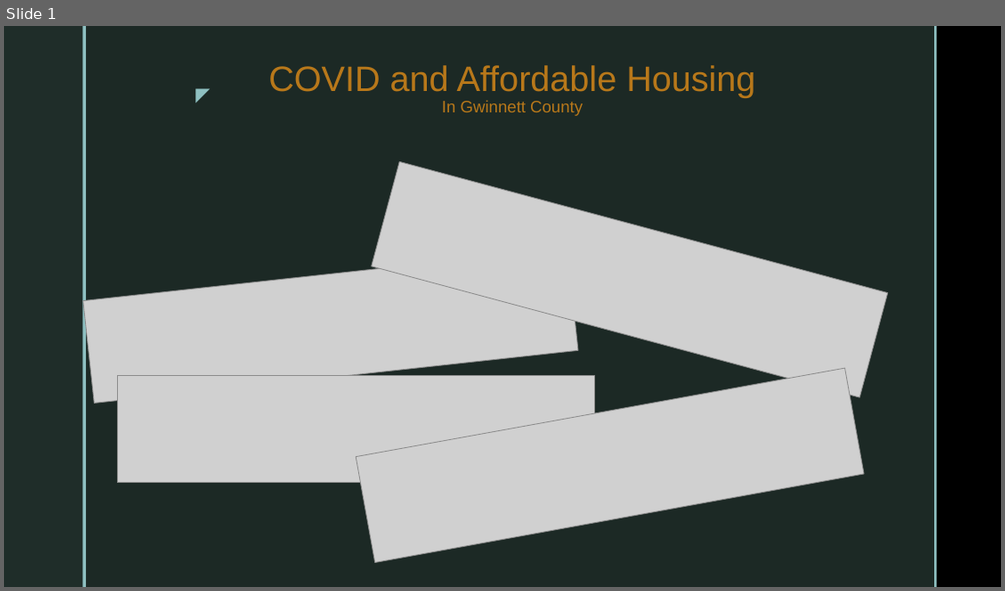
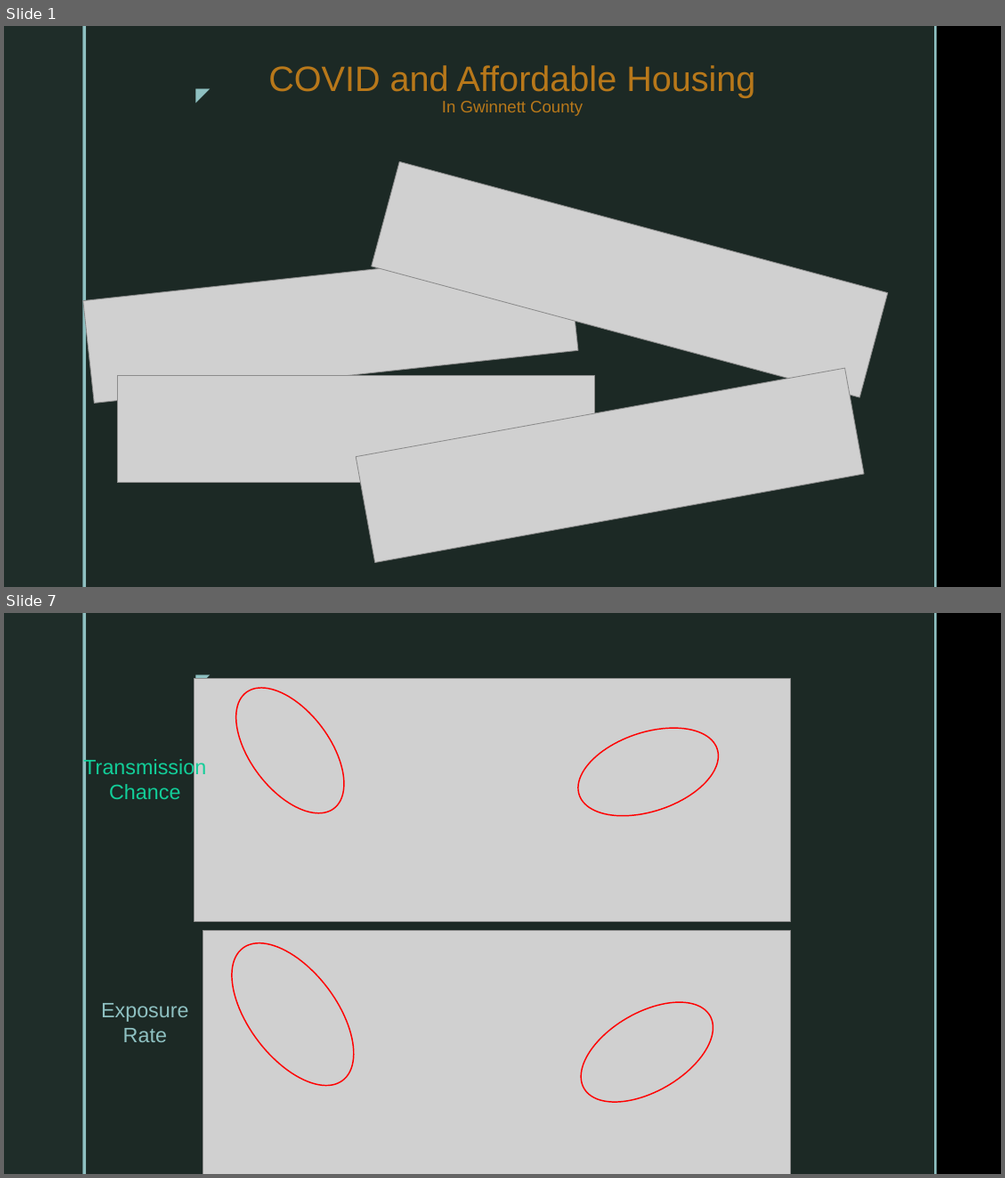
Before and after one commit to CaseCal/housing-covid-transmission, a slide deck: COVID and Affordable Housing.pptx. Shown one above the other, each under a label of ours: slide 1 before the commit, slides 1 and 7 after it; the slides between them are not shown. The pictures are 1005x591 and 1005x1178 pixels, drawn with LibreOffice and Linux fonts; fonts in the diff are those of the drawing; grey boxes stand for pictures; background and template pictures are left out. Boxes give left, top, right and bottom in pixels: in the first picture for what was removed or moved away, otherwise in the second. Text is boxed around its words. In the diff, an @@ line names an element or a change of style, - is before the commit and + after.

```diff
--- a/COVID and Affordable Housing.pptx
+++ b/COVID and Affordable Housing.pptx
@@ slide 7 added at [4,613,1001,1174], background picture (left out); not listed: 5 template elements that a slide beside it also shows @@
@@ picture added at [194,678,790,921] @@
@@ ellipse added at [215,669,365,832], outline #FF0000 1.25 pt @@
@@ ellipse added at [567,711,730,832], outline #FF0000 1.25 pt @@
@@ text added at [83,757,206,799], 20 pt, text #12CE99 @@
+Transmission Chance
@@ picture added at [202,930,791,1174] @@
@@ ellipse added at [208,922,378,1107], outline #FF0000 1.25 pt @@
@@ ellipse added at [565,981,729,1123], outline #FF0000 1.25 pt @@
@@ text added at [101,1003,189,1042], 20 pt, text #8EC0C1 @@
+Exposure Rate
```
Also in this commit, not shown: 2 slides changed, 7 other slides added, 1 other file.
